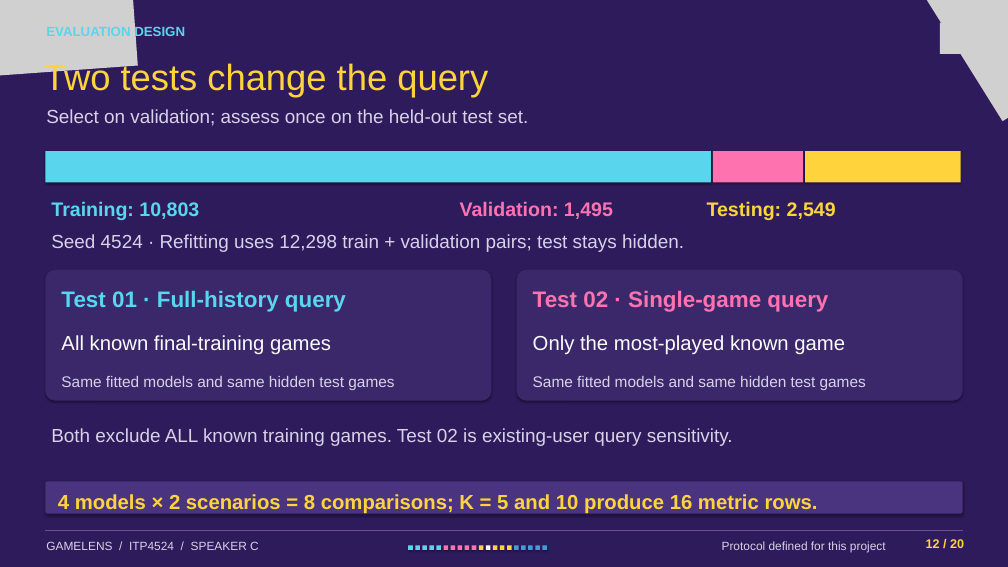
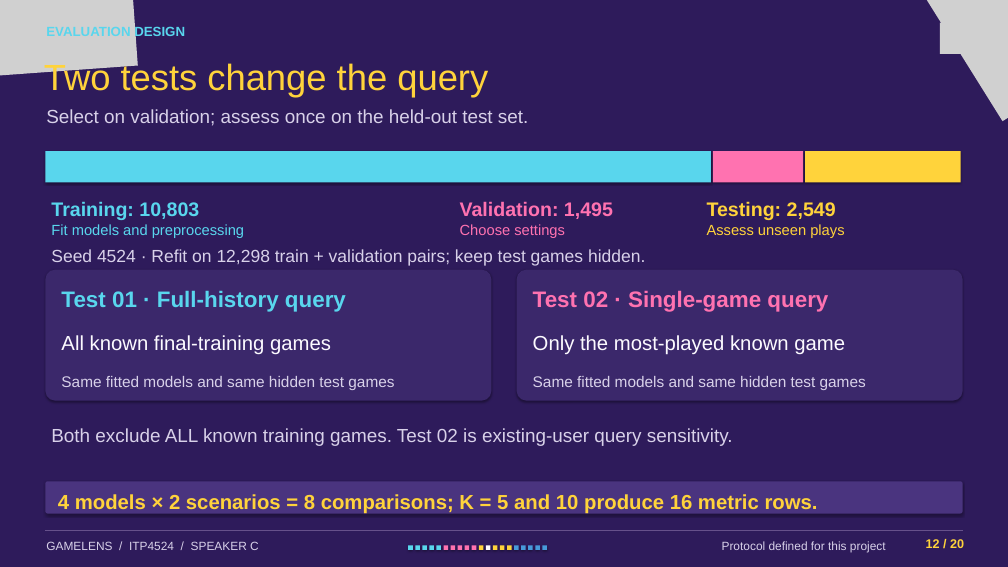
Before and after one commit to CalebChan411/ITP4524GP, a slide deck: slide 12 of part_b/game_recommendation/presentation.pptx. Drawn at 1008x567 pixels with LibreOffice and Linux fonts; fonts in the diff are those of the drawing; grey boxes stand for pictures. Boxes give left, top, right and bottom in pixels: in the first picture for what was removed or moved away, otherwise in the second. Text is boxed around its words. In the diff, an @@ line names an element or a change of style, - is before the commit and + after.

Commit message:
Clarify all model introductions and connect presentation findings to conclusions and reflection

```diff
--- a/part_b/game_recommendation/presentation.pptx
+++ b/part_b/game_recommendation/presentation.pptx
@@ text added at (51,224,244,238), 21 pt, text #59D6ED @@
+Fit models and preprocessing
@@ text added at (460,224,565,238), 21 pt, text #FF72B0 @@
+Choose settings
@@ text added at (707,224,844,238), 21 pt, text #FFD33B @@
+Assess unseen plays
@@ text at (51,249,645,266): text changed; size 27 to 25 pt @@
-Seed 4524 · Refitting uses 12,298 train + validation pairs; test stays hidden.
+Seed 4524 · Refit on 12,298 train + validation pairs; keep test games hidden.
```
Also in this commit, not shown: 6 other slides changed, 2 slides added, 2 slides removed, 3 other files.
